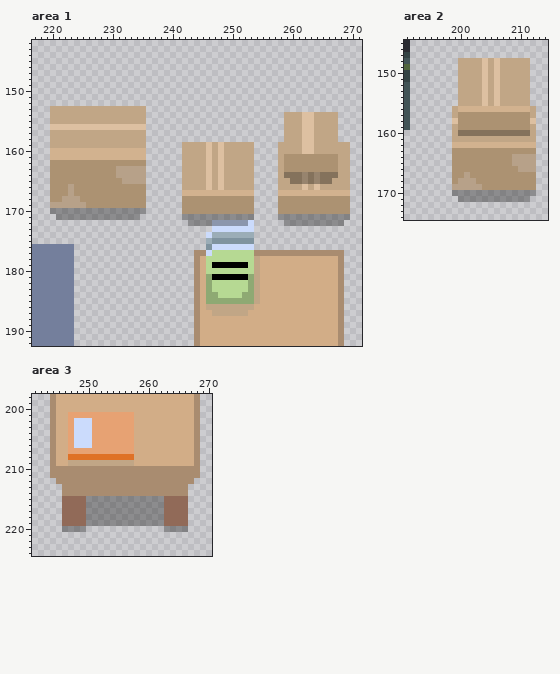
Pixel-art file: src/_assets/tilesets.aseprite. This is how it looked before the edit.
296x296 pixels, 1 frame. Colours within 5 levels of each other are drawn and written as one. Shown: area 1: x 217..271, y 142..192; area 2: x 191..214, y 145..174; area 3: x 241..270, y 198..224.
After the commit:
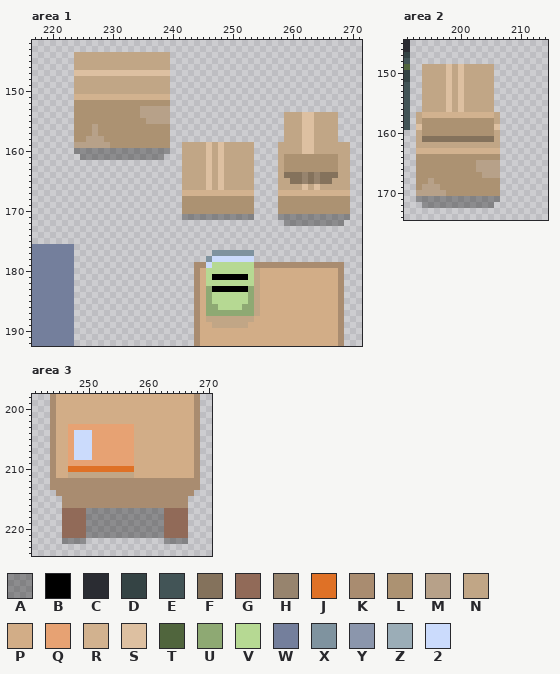
Palette (. is transparent): A #00000051  B #000000  C #2a2c32  D #344344  E #425456  F #84725c  G #916a58  H #97846e  J #df7126  K #a98c70  L #ac9272  M #b7a189  N #c1a686  P #d2ad87  Q #e7a273  R #d2b28f  S #ddc0a1  T #50653d  U #8ea973  V #b6d993  W #747f9c  X #7f939f  Y #8b96ac  Z #9badb7  2 #cbdbfc
From old to new:
Changed rows in their new state; - is an unchanged pixel.
Area 1, layer "Layer 1":
first column x 220:
144 ----NNNNNNNNNNNNNNNN-----------------------------
145 ----NNNNNNNNNNNNNNNN-----------------------------
146 ----NNNNNNNNNNNNNNNN-----------------------------
147 ----SSSSSSSSSSSSSSSS-----------------------------
148 ----NNNNNNNNNNNNNNNN-----------------------------
149 ----NNNNNNNNNNNNNNNN-----------------------------
150 ----NNNNNNNNNNNNNNNN-----------------------------
151 ----RRRRRRRRRRRRRRRR-----------------------------
152 ----LLLLLLLLLLLLLLLL-----------------------------
153 ....LLLLLLLLLLLMMMMM-----------------------------
154 ....LLLLLLLLLLLMMMMM-----------------------------
155 ....LLLLLLLLLLLLMMMM-----------------------------
156 ....LLLMLLLLLLLLLLLL-----------------------------
157 ....LLLMLLLLLLLLLLLL-----------------------------
158 ....LLMMMLLLLLLLLLLL-----------------------------
159 ....MMMMMMLLLLLLLLLL-----------------------------
160 ....AAAAAAAAAAAAAAAA-----------------------------
161 .....AAAAAAAAAAAAAA------------------------------
162 ................---------------------------------
163 ................---------------------------------
164 ................---------------------------------
165 ................---------------------------------
166 ................---------------------------------
167 ................---------------------------------
168 ................---------------------------------
169 ................---------------------------------
170 ................---------------------------------
171 -..............----------------------------------
172 -----------------------...........---------------
173 ---------------------------.......---------------
174 --------------------------........---------------
175 --------------------------........---------------
176 --------------------------........---------------
177 ------------------------...XXXXXXX...............
178 ------------------------..X2222222...............
179 -------------------------K2VVVVVV-KKKKKKKKKKKKKK-
181 --------------------------V------V---------------
182 --------------------------V------V---------------
183 ---------------------------BBBBBB----------------
184 ---------------------------V----V----------------
185 ---------------------------VVVVVV----------------
186 --------------------------UUVVVVUUN--------------
187 --------------------------UUUUUUUUN--------------
188 --------------------------NNNNNNNN---------------
189 ---------------------------NNNNNN----------------
Area 2, layer "Layer 1":
first column x 193:
148 -------............-
149 -NNNNSNS---N-......-
150 -NNNNSNS---N-......-
151 -NNNNSNS---N-......-
152 -NNNNSNS---N-......-
153 -NNNNSNS---N-......-
154 -NNNNSNS---N-......-
155 -NNNNSNS---N-......-
156 -NNNNS-SNNNNN.......
157 NRRRRRRRRRRRRN......
158 NLLLLLL------N......
159 SLLLLLL------S......
160 NLLLLLLLLLLLLN......
161 NFFFFFFFFFFFF-......
162 NNNNNNNNNNNNNN......
163 RRRRRRRRRRRRRR......
164 LLLLLL--------......
165 LLLLLL----MMMM......
166 LLLLLL----MMMM......
167 LLLLLL--L--MMM......
168 LLMLLL-LLL----......
169 LMMMLLLLLLL---......
170 MMMMMLLLLLLLLL......
171 AAAAAAA-------.....-
172 -AAAAAAAAAAAA-------
Area 3, layer "Layer 1":
first column x 247:
201 PPPPPPPPPPP
202 PPPPPPPPPPP
203 -QQQ-------
first column x 244:
207 ----222------------------
208 ---Q222QQQQQQQ-----------
209 ---QQQQQQQQQQQ-----------
210 -PPJJJJJJJJJJJPPPPPPPPPP-
211 -PPNNNNNNNNNNNPPPPPPPPPP-
212 K-----------------------K
213 KK---------------------KK
214 -K---------------------K-
215 --KKKKKKKKKKKKKKKKKKKKK--
216 --KKKKKKKKKKKKKKKKKKKKK--
first column x 246:
220 GGGGAAAAAAAAAAAAAGGGG
221 GGGGAAAAAAAAAAAAAGGGG
222 AAAA-------------AAAA
Changed places in both pictures, as pixel boxes (x1, y1, x2, y2):
changed: (50, 52, 170, 220)
changed: (188, 220, 344, 328)
changed: (416, 58, 536, 208)
changed: (68, 412, 134, 430)
changed: (50, 448, 200, 544)
